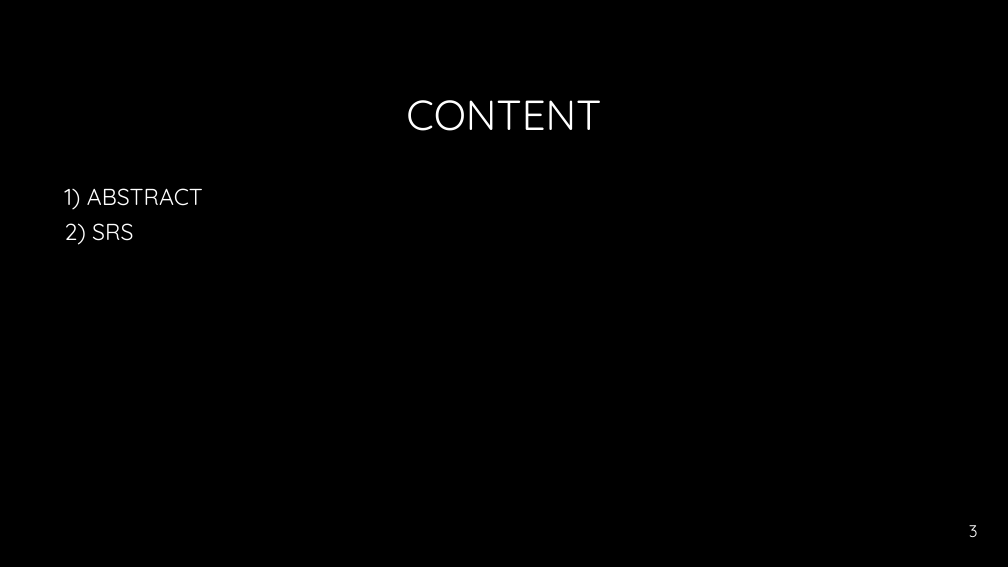
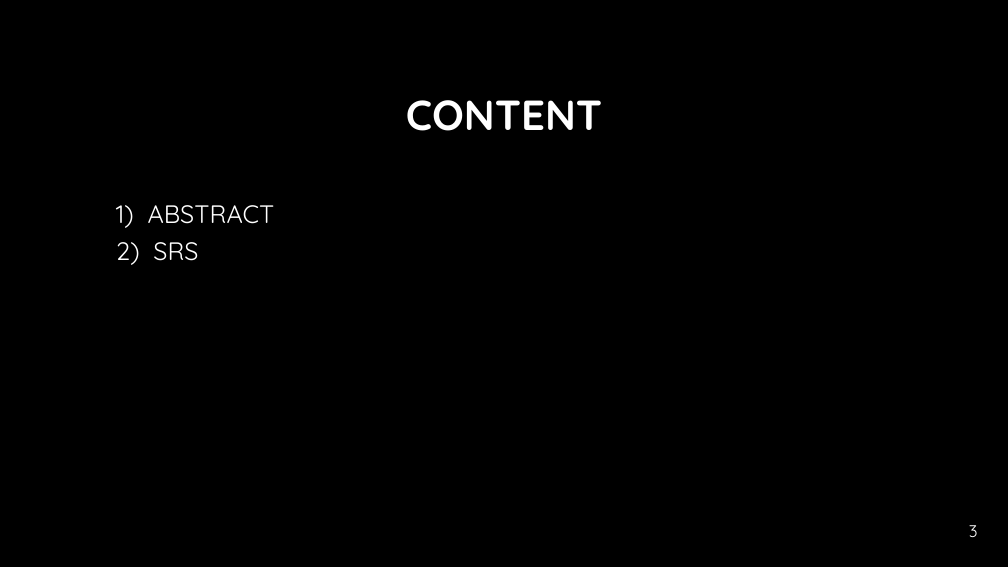
Before and after one commit to Annsunny595/ppt, a slide deck: slide 3 of Presentation PROJECT.pptx. Drawn at 1008x567 pixels with LibreOffice and Linux fonts; fonts in the diff are those of the drawing; background and template pictures are left out. Boxes give left, top, right and bottom in pixels: in the first picture for what was removed or moved away, otherwise in the second. Text is boxed around its words. In the diff, an @@ line names an element or a change of style, - is before the commit and + after.

```diff
--- a/Presentation PROJECT.pptx
+++ b/Presentation PROJECT.pptx
@@ title "CONTENT" at (406, 100, 602, 131): bold on @@
@@ text "1) ABSTRACT": place and size @@
-text "1) ABSTRACT" at (64, 188, 203, 245)
+text "1) ABSTRACT" at (116, 205, 275, 265)
@@ text "1) ABSTRACT" at (116, 205, 275, 265): size 22 to 24 pt @@
```
Also in this commit, not shown: 7 other slides changed, 5 slides removed.
